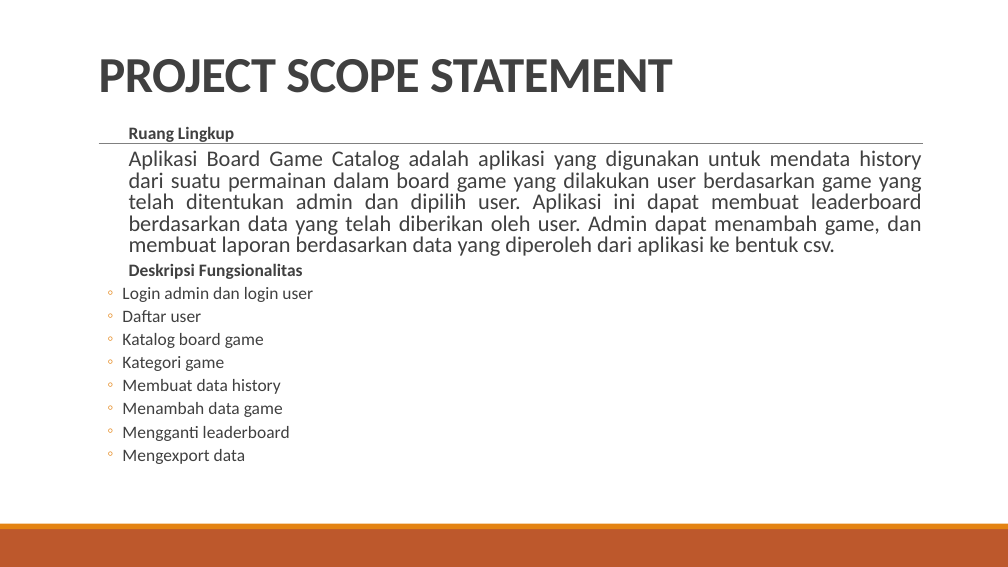
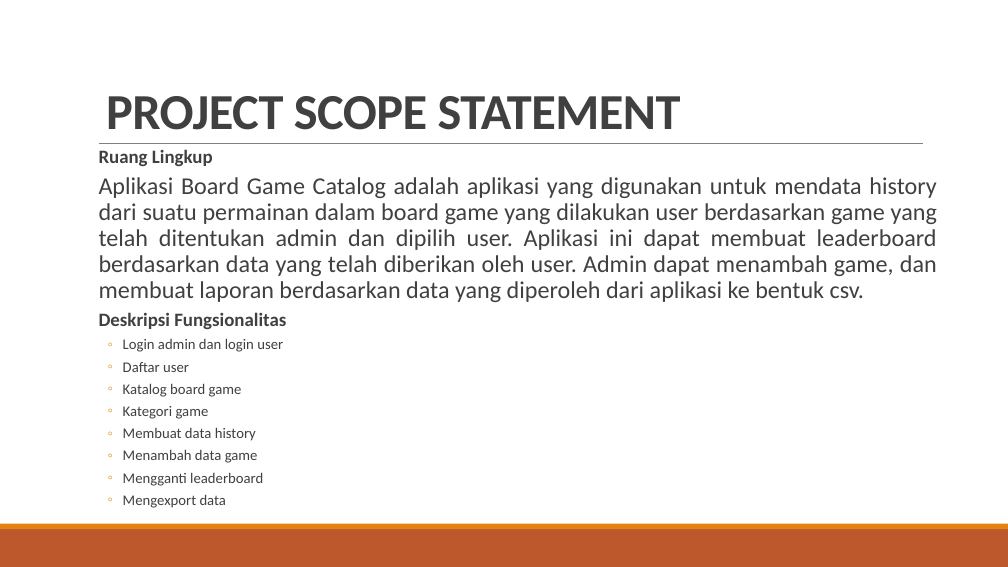
Before and after one commit to MaheswaraAW/-PPL4611, a slide deck: slide 4 of Aplikasi Catalog Board Game.pptx. Drawn at 1008x567 pixels with LibreOffice and Linux fonts; fonts in the diff are those of the drawing. Boxes give left, top, right and bottom in pixels: in the first picture for what was removed or moved away, otherwise in the second. Text is boxed around its words. In the diff, an @@ line names an element or a change of style, - is before the commit and + after.

```diff
--- a/Aplikasi Catalog Board Game.pptx
+++ b/Aplikasi Catalog Board Game.pptx
@@ title "PROJECT SCOPE STATEMENT": place and size @@
-title "PROJECT SCOPE STATEMENT" at (99,59,673,93)
+title "PROJECT SCOPE STATEMENT" at (106,96,681,130)
@@ text "Ruang Lingkup": place and size @@
-text "Ruang Lingkup" at (122,126,922,464)
+text "Ruang Lingkup" at (99,149,937,508)
@@ text "Ruang Lingkup" at (99,149,937,508): size 16.6 to 18 pt in "Ruang Lingkup", "Deskripsi Fungsionalitas"; size 21.3 to 23 pt in "Aplikasi Board Game Catalog adalah aplikasi yang ..."; size 16.6 to 14 pt in "Login admin dan login user", "Daftar user", "Katalog board game", "Kategori game" and 4 more places; line spacing 0.8 to 0.9; list level 2 to 4 in "Login admin dan login user"; list level 2 to 4 in "Daftar user"; list level 2 to 4 in "Katalog board game"; list level 2 to 4 in "Kategori game"; list level 2 to 4 in "Membuat data history"; list level 2 to 4 in "Menambah data game"; list level 2 to 4 in "Mengganti leaderboard"; list level 2 to 4 in "Mengexport data" @@
```
Also in this commit, not shown: 12 other slides changed, 1 slide added, 1 slide removed.
